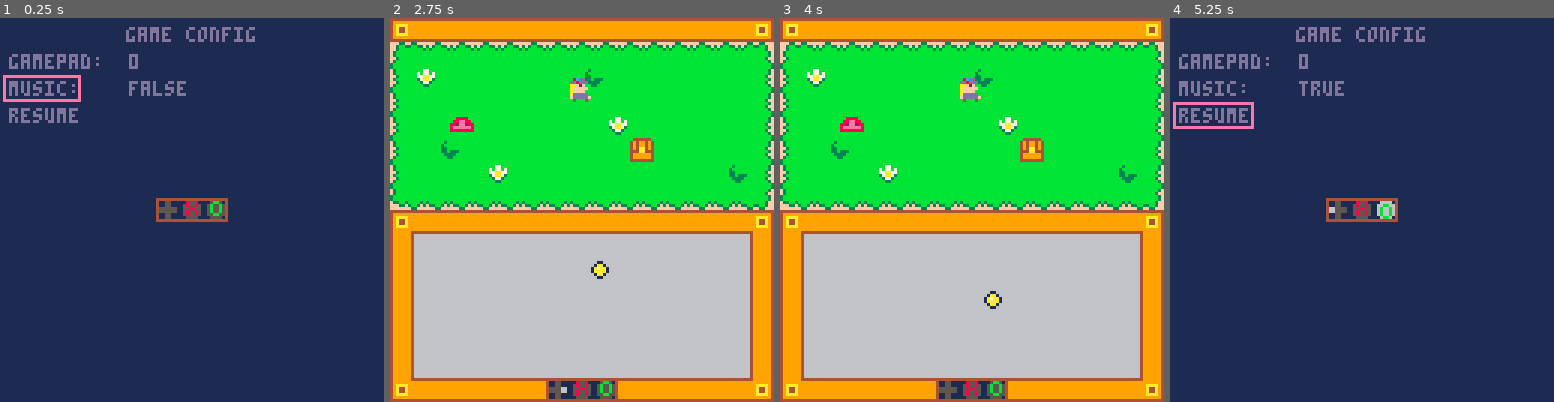
Above: before the commit, frames 1-4 (left to right).
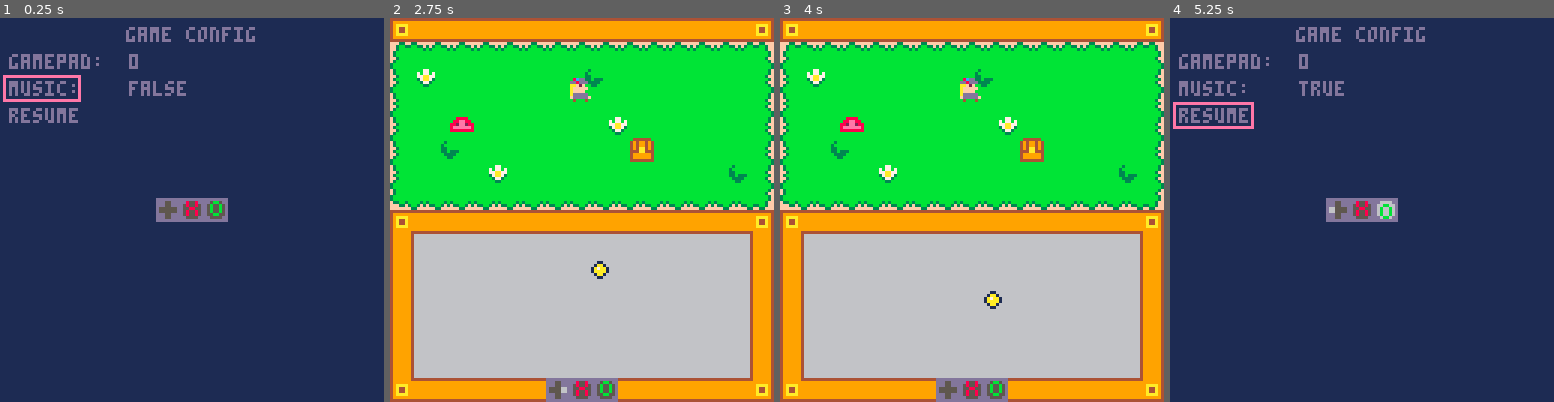
Above: after the commit, the same moments.

Repository: learnb/adventure-watch
Game: PICO-8 cartridge adventure-watch.p8
Two runs of this game, one before a commit and one after it. Both use one fixed random seed, a clock stepped at 60 frames per second and the inputs below.
Inputs:
- Up to frame 1 (0.25 s): no input
- Up to frame 2 (2.75 s): tap X (X key) at 0.33, 1.07, 1.85 s; tap O (Z key) at 0.7, 1.7, 2.1, 2.5 s; hold Right 1.6-2.1 s; hold Up 2.15-2.42 s; hold Right from 2.47 s (still down)
- Up to frame 3 (4 s): tap O (Z key) at 2.9, 3.3, 3.7 s; tap X (X key) at 2.97 s; release Right at 3.03 s; hold Left 3.08-3.58 s; hold Down 3.63-3.97 s
- Up to frame 4 (5.25 s): hold Right 4.02-4.68 s; tap X (X key) at 4.08, 5.2 s; tap O (Z key) at 4.1, 4.5, 4.9 s; hold Up 4.73-5.03 s; hold Left from 5.08 s (still down)

The runs differ from the first frame. In frame 1, 0.7% of the frame differs, in the area x 40-60%, y 46-54%; in frame 2, 0.7%; in frame 3, 0.7%; in frame 4, 0.7%.

Commit message:
modified gamepad bg

Diff:
--- a/adventure-watch.p8
+++ b/adventure-watch.p8
@@ -198,8 +198,8 @@
   return -1
 end
 function draw_gamepad(x,y)
-  rectfill(x,y,x+23,y+7, 1)
-  rect(x,y,x+23,y+7, 4)
+  rectfill(x,y,x+23,y+7, 13)
+  --rect(x,y,x+23,y+7, 4)
   if (btn(1,pad)) then spr(9, x, y)     --  right btn
   elseif (btn(2,pad)) then spr(8, x, y) --  up btn
   elseif(btn(3,pad)) then spr(10, x, y)  --  down btn
